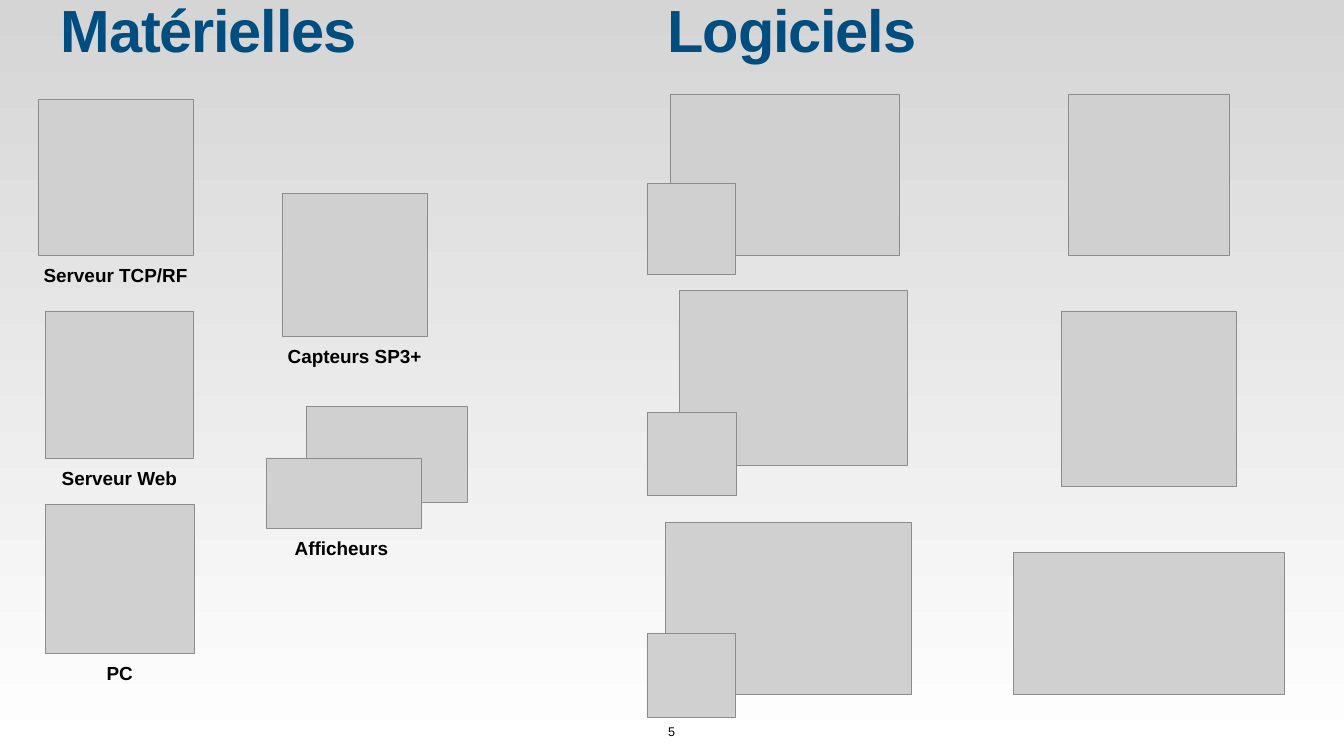
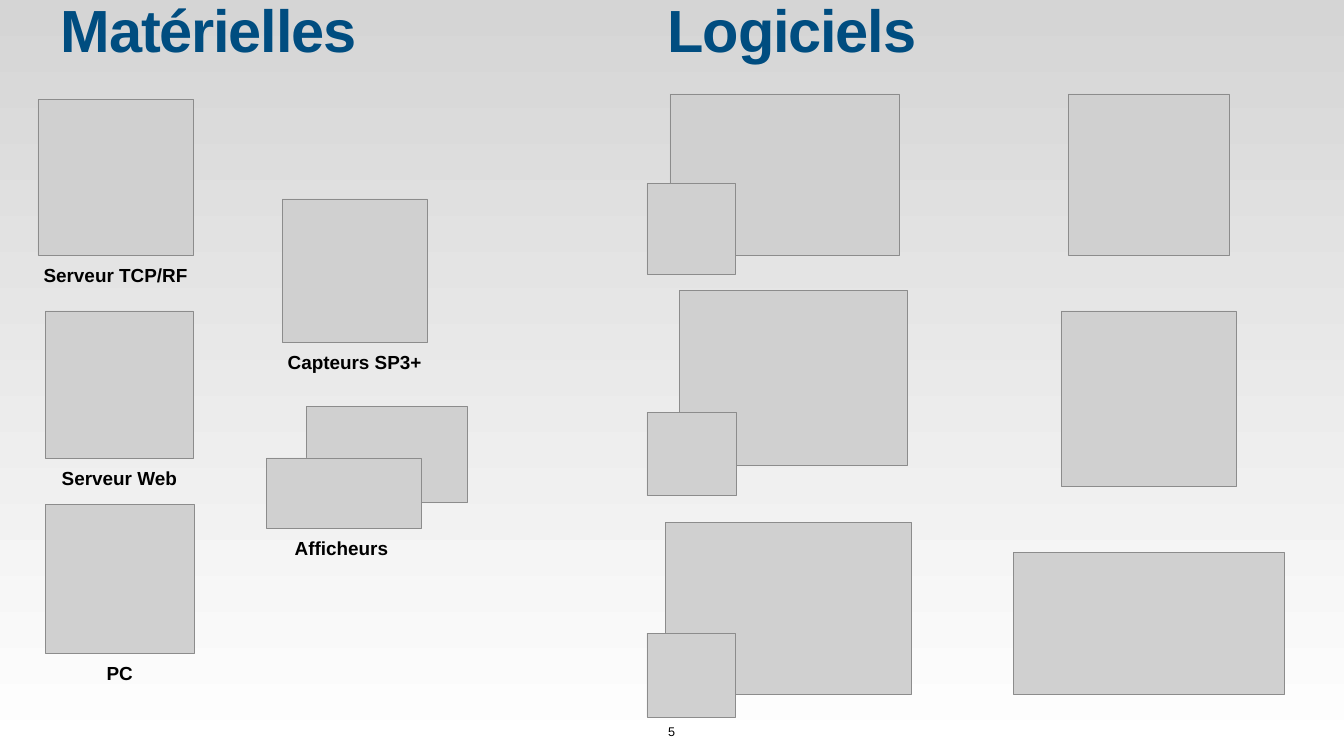
Before and after one commit to rash2615/Cirpark_Modbus, a slide deck: slide 5 of Cirpark_Modbus/Ressources/Final/Revue 2.pptx. Drawn at 1344x756 pixels with LibreOffice and Linux fonts; fonts in the diff are those of the drawing; grey boxes stand for pictures. Boxes give left, top, right and bottom in pixels: in the first picture for what was removed or moved away, otherwise in the second. Text is boxed around its words. In the diff, an @@ line names an element or a change of style, - is before the commit and + after.

```diff
--- a/Cirpark_Modbus/Ressources/Final/Revue 2.pptx
+++ b/Cirpark_Modbus/Ressources/Final/Revue 2.pptx
@@ picture: place and size @@
-picture at [282,193,427,337]
+picture at [282,199,427,342]
@@ text "Capteurs SP3+": place and size @@
-text "Capteurs SP3+" at [288,349,422,367]
+text "Capteurs SP3+" at [288,355,422,373]
```
Also in this commit, not shown: 5 other slides changed, 1 slide added.
